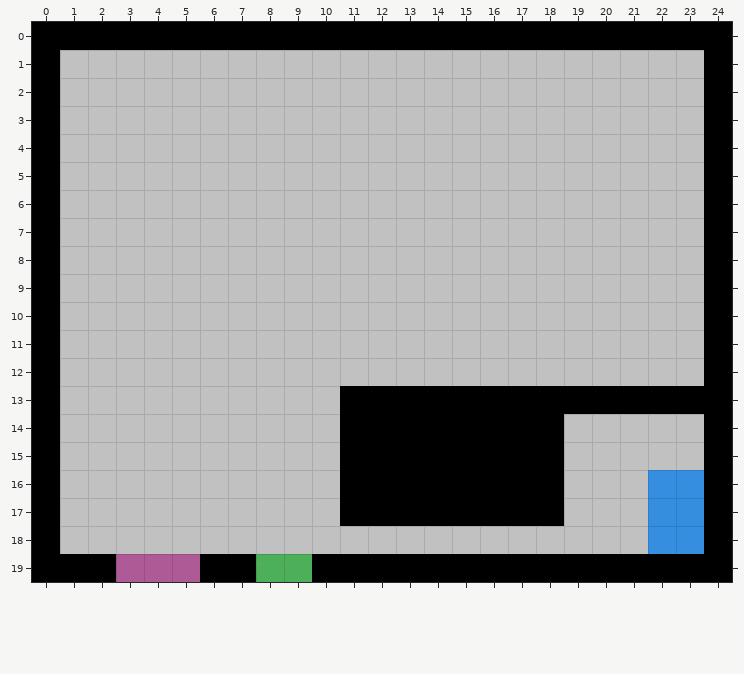
Tiled map (JSON) -- assets/tilemaps/level4.json. The picture above was drawn from the file before the commit.
Cells are 32x32 px. Shown: x 0..24, y 0..19.
Now the later version:
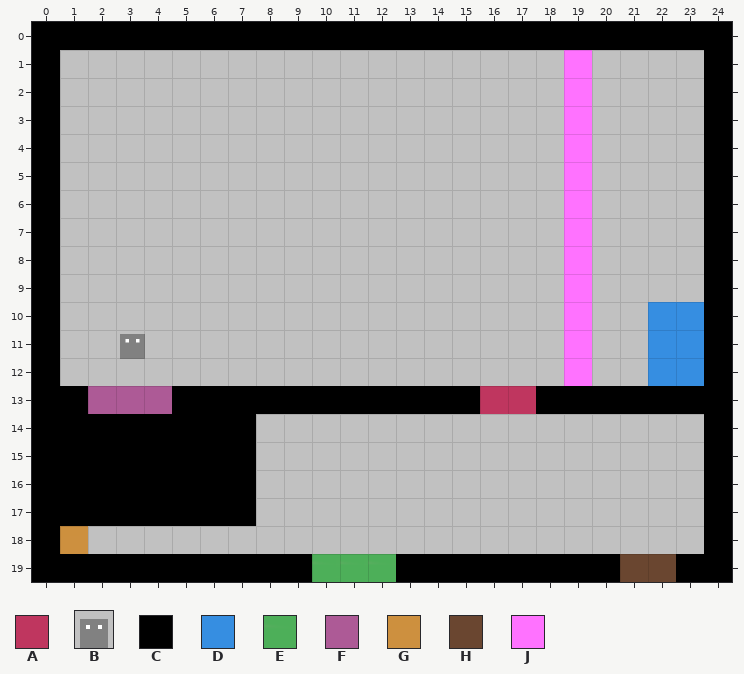
Key: from "Desvanecer": A 0; from "hero": B 2; from "tileset01": C 0 "SolidBlock", D 3 "Desaparecer", E 4 "MuerteInstantanea", F 5 "SpawnPoint", G 6, H 8, J 10.
_ is an empty cell.
Objects are placed by their top-left corner, in cells (3,4 is the top-left corner of cell 3,4); size is 1x1 cell unless given.
Tiles of an added or newly shown layer are drawn over the layers below it.
The exact change:
Layer "layer01":
The edit turns tile E into tile C in row 19 at x 8 to 9.
The edit turns tile F into tile C in row 19 at x 3 to 5.
There is now tile C in row 13 at x 1 and 5 to 10; in rows 14 to 17 at x 1 to 7.
There is now tile D in rows 10 to 12 at x 22 to 23.
The edit turns tile C into tile E in row 19 at x 10 to 12.
There is now tile F in row 13 at x 2 to 4.
There is now tile G in row 18 at x 1.
The edit turns tile C into tile H in row 19 at x 21 to 22.
There is now tile J in rows 1 to 12 at x 19.
The edit erases tile C in row 13 at x 16 to 17; in rows 14 to 17 at x 11 to 18.
The edit erases tile D in rows 16 to 18 at x 22 to 23.
Layer "layer02" (added):
There is now tile A in row 13 at x 16 to 17.
Layer "Objects" (added):
A new object: B "Spawn Point" at 3,10.9 size 1.2x1.2.
Changed places in both pictures, as pixel boxes (x1, y1, x2, y2):
added: (564, 50, 592, 386)
added: (648, 302, 704, 386)
added: (120, 334, 145, 359)
changed: (60, 386, 564, 554)
changed: (620, 470, 704, 582)
changed: (116, 554, 200, 582)
changed: (256, 554, 396, 582)
